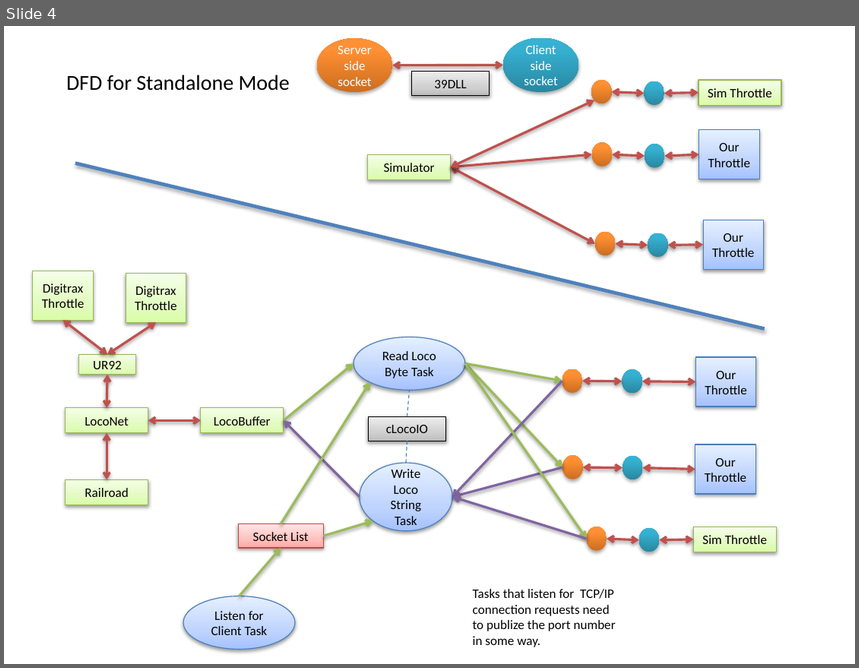
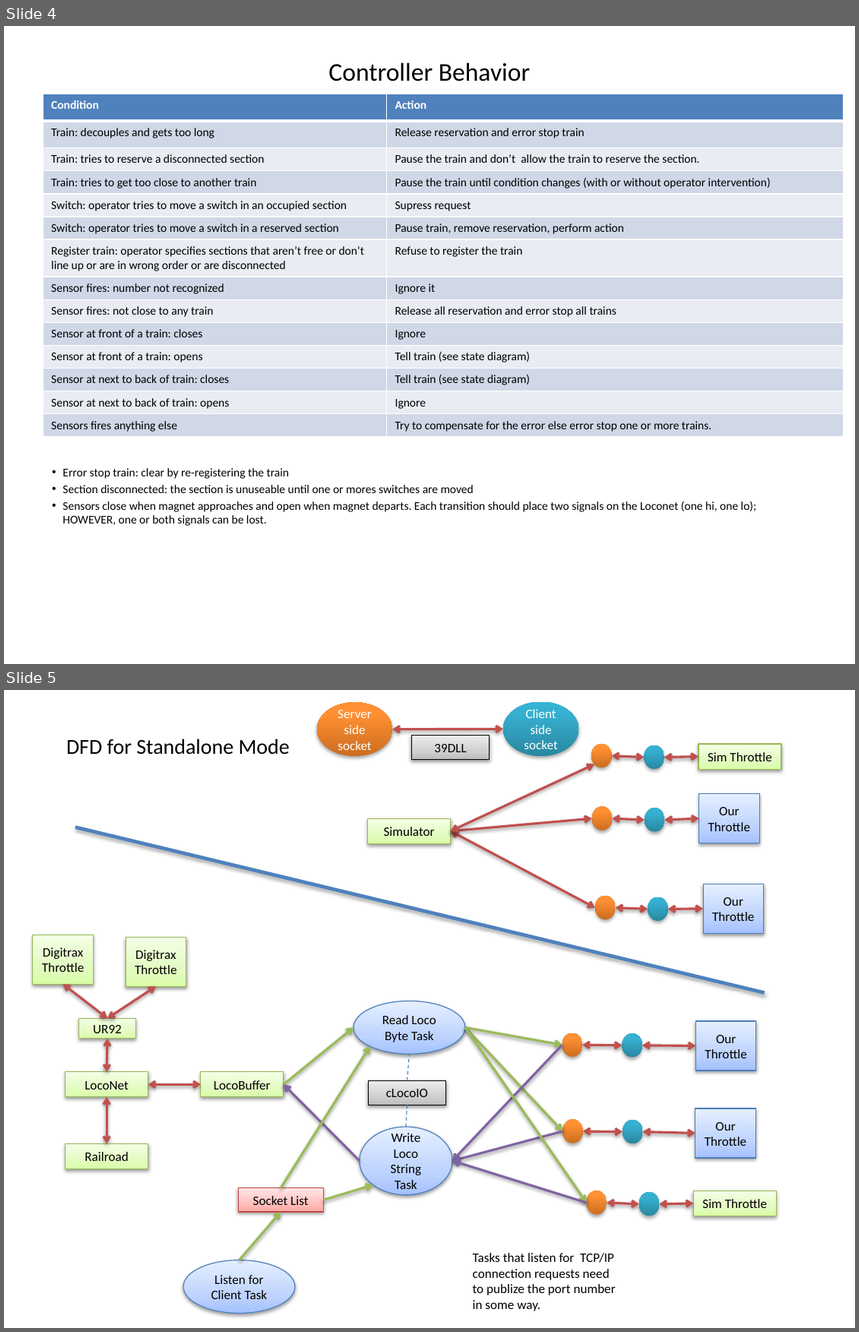
Before and after one commit to mlozborne/motin, a slide deck: Documentation/Design/ControllerDesign.pptx. Shown one above the other, each under a label of ours: slide 4 before the commit, slides 4 and 5 after it. The pictures are 859x668 and 859x1332 pixels, drawn with LibreOffice and Linux fonts; fonts in the diff are those of the drawing. Boxes give left, top, right and bottom in pixels: in the first picture for what was removed or moved away, otherwise in the second. Text is boxed around its words. In the diff, an @@ line names an element or a change of style, - is before the commit and + after.

```diff
--- a/Documentation/Design/ControllerDesign.pptx
+++ b/Documentation/Design/ControllerDesign.pptx
@@ slide 4 added at box(4, 26, 855, 664), background #FFFFFF @@
@@ title added at box(329, 62, 530, 81), 21.6 pt, text #000000 @@
+Controller Behavior
@@ table added at box(44, 94, 844, 435), 14 rows, 2 columns @@
+Condition | Action
+Train: decouples and gets too long | Release reservation and error stop train
+Train: tries to reserve a disconnected section | Pause the train and don’t allow the train to reserve the section.
+Train: tries to get too close to another train | Pause the train until condition changes (with or without operator intervention)
+Switch: operator tries to move a switch in an occupied section | Supress request
+Switch: operator tries to move a switch in a reserved section | Pause train, remove reservation, perform action
+Register train: operator specifies sections that aren’t free or don’t line up or are in wrong order or are disconnected | Refuse to register the train
+Sensor fires: number not recognized | Ignore it
+Sensor fires: not close to any train | Release all reservation and error stop all trains
+Sensor at front of a train: closes | Ignore
+Sensor at front of a train: opens | Tell train (see state diagram)
+Sensor at next to back of train: closes | Tell train (see state diagram)
+Sensor at next to back of train: opens | Ignore
+Sensors fires anything else | Try to compensate for the error else error stop one or more trains.
@@ text added at box(63, 468, 757, 526), 10 pt, text #000000 @@
+• Error stop train: clear by re-registering the train
+• Section disconnected: the section is unuseable until one or mores switches are moved
+• Sensors close when magnet approaches and open when magnet departs. Each transition should place two signals on the Loconet (one hi, one lo); HOWEVER, one or both signals can be lost.
@@ what was slide 4 is now slide 5 @@
```
Also in this commit, not shown: 3 other files.
